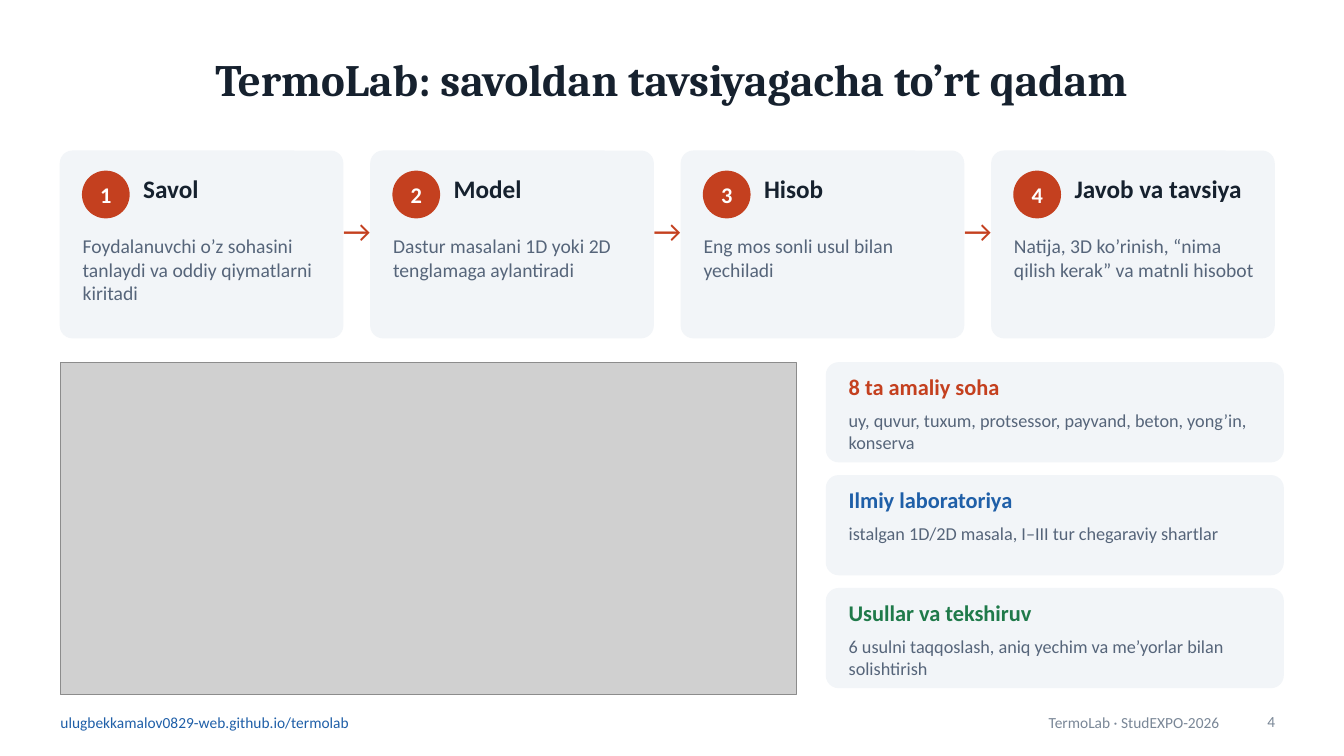
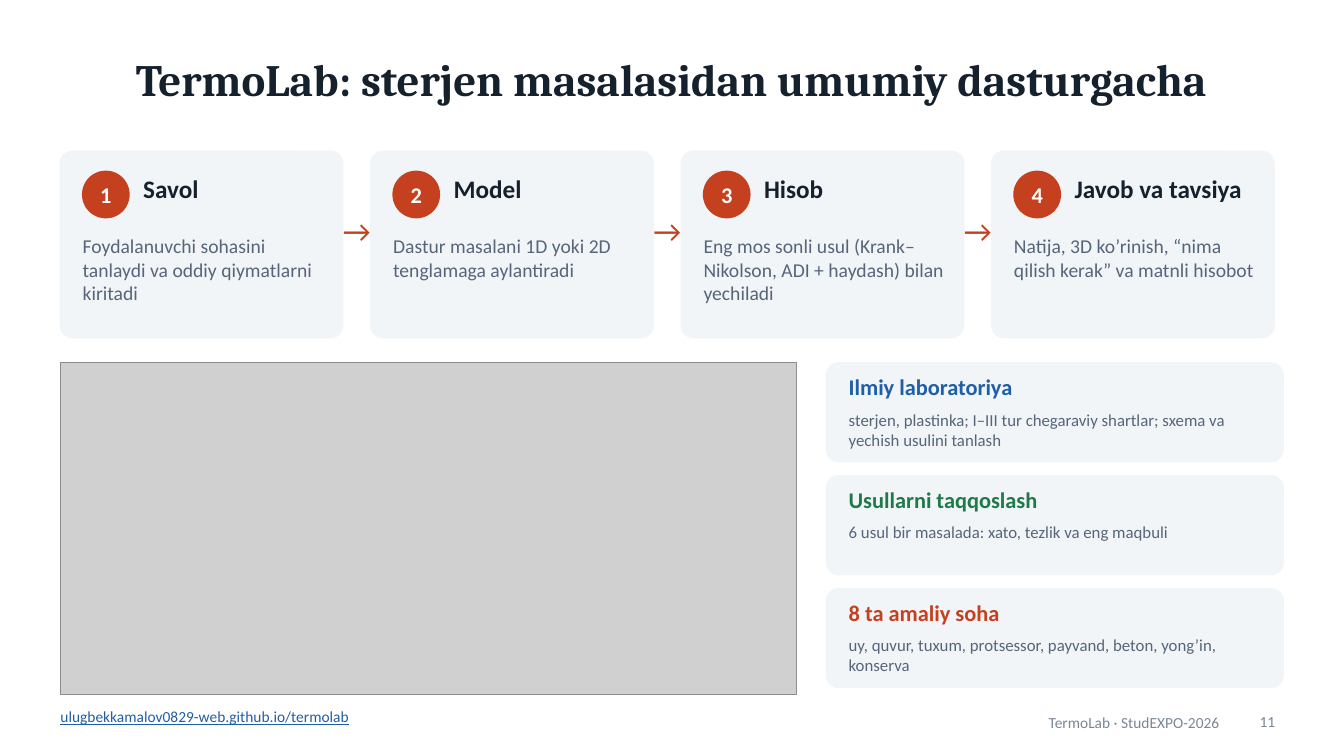
Before and after one commit to ulugbekkamalov0829-web/termolab, a slide deck: slide 11 of TermoLab_taqdimot.pptx (slide 4 before the commit). Drawn at 1344x756 pixels with LibreOffice and Linux fonts; fonts in the diff are those of the drawing; grey boxes stand for pictures. Boxes give left, top, right and bottom in pixels: in the first picture for what was removed or moved away, otherwise in the second. Text is boxed around its words. In the diff, an @@ line names an element or a change of style, - is before the commit and + after.

```diff
--- a/TermoLab_taqdimot.pptx
+++ b/TermoLab_taqdimot.pptx
@@ title at (x1=136, y1=65, x2=1206, y2=106): text changed @@
-TermoLab: savoldan tavsiyagacha to’rt qadam
+TermoLab: sterjen masalasidan umumiy dasturgacha
@@ text at (x1=83, y1=239, x2=312, y2=300): text changed @@
-Foydalanuvchi o’z sohasini tanlaydi va oddiy qiymatlarni kiritadi
+Foydalanuvchi sohasini tanlaydi va oddiy qiymatlarni kiritadi
@@ text at (x1=704, y1=239, x2=944, y2=303): text changed @@
-Eng mos sonli usul bilan yechiladi
+Eng mos sonli usul (Krank–Nikolson, ADI + haydash) bilan yechiladi
@@ text "Ilmiy laboratoriya" moved from (x1=849, y1=492, x2=1012, y2=512) to (x1=849, y1=379, x2=1012, y2=399) @@
@@ text added at (x1=849, y1=414, x2=1224, y2=449), 12 pt, text #56657A @@
+sterjen, plastinka; I–III tur chegaraviy shartlar; sxema va yechish usulini tanlash
@@ text added at (x1=849, y1=492, x2=1037, y2=512), 16 pt, text #1F7A4A, bold @@
+Usullarni taqqoslash
@@ text at (x1=849, y1=526, x2=1168, y2=541): text changed; size 13 to 12 pt @@
-istalgan 1D/2D masala, I–III tur chegaraviy shartlar
+6 usul bir masalada: xato, tezlik va eng maqbuli
@@ text "8 ta amaliy soha" moved from (x1=849, y1=379, x2=999, y2=399) to (x1=849, y1=605, x2=999, y2=625) @@
@@ text removed at (x1=849, y1=605, x2=1031, y2=621) @@
-Usullar va tekshiruv
@@ text "uy, quvur, tuxum, protsessor, payvand, ..." moved from (x1=849, y1=414, x2=1246, y2=449) to (x1=849, y1=639, x2=1216, y2=671) @@
@@ text "uy, quvur, tuxum, protsessor, payvand, ..." at (x1=849, y1=639, x2=1216, y2=671): size 13 to 12 pt @@
@@ text removed at (x1=849, y1=640, x2=1223, y2=675) @@
-6 usulni taqqoslash, aniq yechim va me’yorlar bilan solishtirish
@@ text removed at (x1=60, y1=717, x2=348, y2=731) @@
-ulugbekkamalov0829-web.github.io/termolab
@@ text added at (x1=60, y1=711, x2=348, y2=725), 11 pt, text #1F5FA8, underline @@
+ulugbekkamalov0829-web.github.io/termolab
@@ page number at (x1=1260, y1=717, x2=1276, y2=727): text changed @@
-4
+11
```
Also in this commit, not shown: 8 other slides changed, 9 slides added, 7 slides removed, 4 other files.
